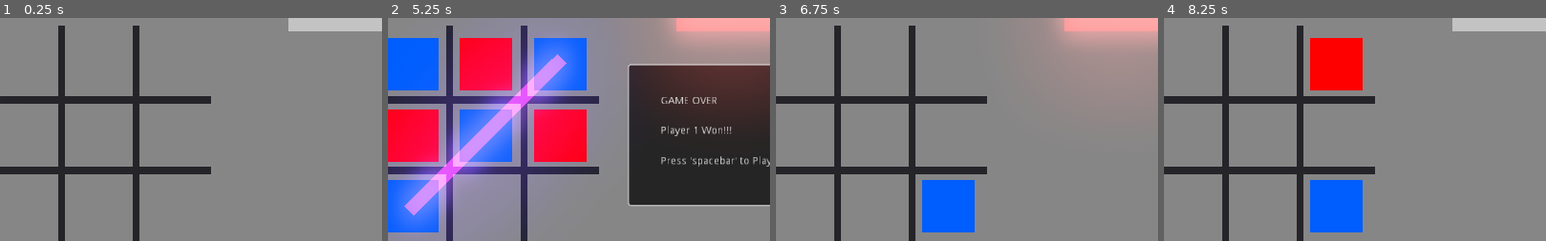
Above: before the commit, frames 1-4 (left to right).
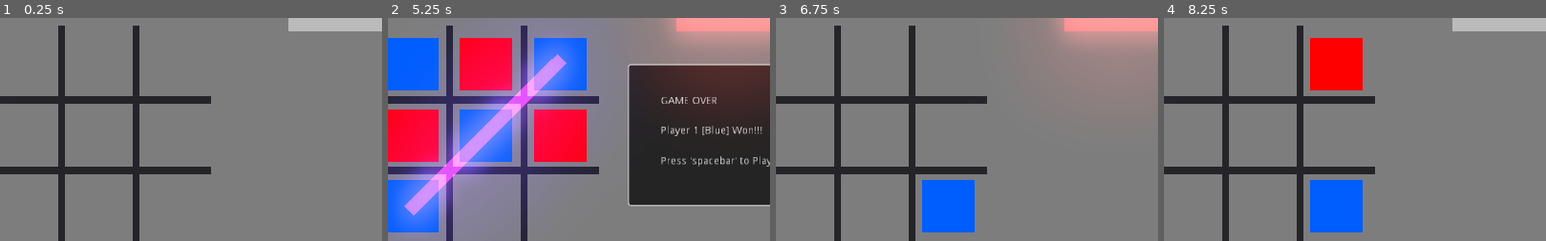
Above: after the commit, the same moments.

Repository: syafiqqun/TicTacToe-Second
Game: Godot game, scene res://scene_script/main/Main.tscn
Same seed, same stepped clock (60 frames per second), same inputs: the game is played once before the commit and once after it.
Inputs (mouse positions are % of the whole screen's width and height, from its top left):
- Up to frame 1 (0.25 s): no input
- Up to frame 2 (5.25 s): tap Enter (ui_accept) at 0.5, 0.77, 1.25, 1.52, 2, 2.75, 3.02, 3.5, 3.77, 4.25, 4.52 s; move the mouse to (39, 32) at 0.52 s; click (39, 32) at 0.6 s; move the mouse to (48, 32) at 1.27 s; click (48, 32) at 1.35 s; move the mouse to (58, 32) at 2.02 s; click (58, 32) at 2.1 s; move the mouse to (39, 48) at 2.77 s; click (39, 48) at 2.85 s; move the mouse to (48, 48) at 3.52 s; click (48, 48) at 3.6 s; move the mouse to (58, 48) at 4.27 s; click (58, 48) at 4.35 s; move the mouse to (39, 64) at 5.02 s; click (39, 64) at 5.1 s
- Up to frame 3 (6.75 s): move the mouse to (48, 64) at 5.77 s; click (48, 64) at 5.85 s; tap Enter (ui_accept) at 6.02 s; move the mouse to (58, 64) at 6.52 s; click (58, 64) at 6.6 s
- Up to frame 4 (8.25 s): tap Enter (ui_accept) at 6.77, 7.52 s; move the mouse to (30, 55) at 7.27 s; click (30, 55) at 7.35 s; move the mouse to (60, 28) at 8.02 s; click (60, 28) at 8.1 s
The pictures show only the part of the screen within x 36-86%, y 22-72%; the shares and areas given below are measured in that part.

The runs differ from the first frame. In frame 2, 0.3% of the frame differs, in the area x 82-98%, y 48-53%; in frame 3, less than 0.1%; in frame 4, less than 0.1%.

Commit message:
Add files via upload

Diff:
--- a/project.godot
+++ b/project.godot
@@ -12,7 +12,7 @@
 
 config/name="TicTacToe"
 run/main_scene="res://scene_script/main/Main.tscn"
-config/icon="res://icon.png"
+config/icon="res://tictactoe_icon.png"
 
 [display]
 
--- a/scene_script/main/Main.gd
+++ b/scene_script/main/Main.gd
@@ -1,7 +1,7 @@
 extends Node2D
 
-var circle_shape = preload("res://scene_script/shape/Circle.tscn")
-var cross_shape = preload("res://scene_script/shape/Cross.tscn")
+var blue_shape = preload("res://scene_script/shape/Circle.tscn")
+var red_shape = preload("res://scene_script/shape/Cross.tscn")
 
 var grid_pos = []
 var current_pos
@@ -15,8 +15,8 @@
 var game_draw = 2
 
 var board_state = [0, 0, 0, 0, 0, 0, 0, 0, 0]
-var circle = 1
-var cross = 2
+var blue = 1
+var red  = 2
 
 var current_grid = 0
 
@@ -40,15 +40,15 @@
 
 
 func _process(delta):
+	# stop all the code execution in this function
 	if stop == 1:
 		return
 
 	if game_state == game_over:
-		print("Game Over ", player_won)
-		print(board_state)
 		game_over_pop_up()
 		stop = 1
 
+	# if none of the player won ,the result is draw
 	if player_turn > 9:
 		game_state = game_draw
 		player_won = "draw"
@@ -70,7 +70,7 @@
 
 
 func _input(event):
-	# reload the game
+	# reload the game if game is over
 	if Input.is_action_just_pressed("ui_accept"):
 		if game_state == game_over:
 			get_tree().reload_current_scene()
@@ -96,29 +96,29 @@
 	var d_1 = [0, 4, 8]
 	var d_2 = [6, 4, 2]
 
-	# player 1
-	board_state_row(h_grid_1, 1, "Player_1", 1)
-	board_state_row(h_grid_2, 1, "Player_1", 2)
-	board_state_row(h_grid_3, 1, "Player_1", 3)
-
-	board_state_row(v_grid_1, 1, "Player_1", 4)
-	board_state_row(v_grid_2, 1, "Player_1", 5)
-	board_state_row(v_grid_3, 1, "Player_1", 6)
-
-	board_state_row(d_1, 1, "Player_1", 7)
-	board_state_row(d_2, 1, "Player_1", 8)
-
-	# player 2
-	board_state_row(h_grid_1, 2, "Player_2", 1)
-	board_state_row(h_grid_2, 2, "Player_2", 2)
-	board_state_row(h_grid_3, 2, "Player_2", 3)
-
-	board_state_row(v_grid_1, 2, "Player_2", 4)
-	board_state_row(v_grid_2, 2, "Player_2", 5)
-	board_state_row(v_grid_3, 2, "Player_2", 6)
-
-	board_state_row(d_1, 2, "Player_2", 7)
-	board_state_row(d_2, 2, "Player_2", 8)
+	# player 1 blue color
+	board_state_row(h_grid_1, blue, "Player_1", 1)
+	board_state_row(h_grid_2, blue, "Player_1", 2)
+	board_state_row(h_grid_3, blue, "Player_1", 3)
+
+	board_state_row(v_grid_1, blue, "Player_1", 4)
+	board_state_row(v_grid_2, blue, "Player_1", 5)
+	board_state_row(v_grid_3, blue, "Player_1", 6)
+
+	board_state_row(d_1, blue, "Player_1", 7)
+	board_state_row(d_2, blue, "Player_1", 8)
+
+	# player 2 red color
+	board_state_row(h_grid_1, red, "Player_2", 1)
+	board_state_row(h_grid_2, red, "Player_2", 2)
+	board_state_row(h_grid_3, red, "Player_2", 3)
+
+	board_state_row(v_grid_1, red, "Player_2", 4)
+	board_state_row(v_grid_2, red, "Player_2", 5)
+	board_state_row(v_grid_3, red, "Player_2", 6)
+
+	board_state_row(d_1, red, "Player_2", 7)
+	board_state_row(d_2, red, "Player_2", 8)
 
 
 func board_state_row(index_state, shape, player_winner, indicator_p):
@@ -153,11 +153,11 @@
 
 	# vertical pos
 	if pos_type == 4:
-		set_win_indicator(v_f, 0)
+		set_win_indicator(v_f, 90)
 	if pos_type == 5:
-		set_win_indicator(v_s, 0)
+		set_win_indicator(v_s, 90)
 	if pos_type == 6:
-		set_win_indicator(v_t, 0)
+		set_win_indicator(v_t, 90)
 
 	# diagonal pos
 	if pos_type == 7:
@@ -171,32 +171,38 @@
 		if x == player_turn:
 			get_node("Indicator/Player_1").color = Color(0, 0, 1, 1)
 			get_node("Indicator/Player_2").color = Color(0.24, 0.24, 0.24, 1)
-			print("Player 1 turn")
+#			print("Player 1 turn")
 	for x in player_2_turn:
 		if x == player_turn:
 			get_node("Indicator/Player_2").color = Color(1, 0, 0, 1)
 			get_node("Indicator/Player_1").color = Color(0.24, 0.24, 0.24, 1)
-			print("Player 2 turn")
+#			print("Player 2 turn")
 
 
 func instance_shape():
 	for x in player_1_turn:
 		if x == player_turn:
-			var new_shape = circle_shape.instance()
+
+			# add new shape to the board
+			var new_shape = blue_shape.instance()
 			new_shape.position = grid_pos[current_grid]
 			get_node("ShapeContainer").add_child(new_shape)
 
-			board_state[current_grid] = 1
-			print("Instanced shape circle")
+			# change the board state to represent the shape taking the spot
+			board_state[current_grid] = blue
+#			print("Instanced shape circle")
 
 	for x in player_2_turn:
 		if x == player_turn:
-			var new_shape = cross_shape.instance()
+
+			# add new shape to the board
+			var new_shape = red_shape.instance()
 			new_shape.position = grid_pos[current_grid]
 			get_node("ShapeContainer").add_child(new_shape)
 
-			board_state[current_grid] = 2
-			print("Instanced shape cross")
+			# change the board state to represent the shape taking the spot
+			board_state[current_grid] = red
+#			print("Instanced shape cross")
 
 
 func game_over_pop_up():
@@ -205,11 +211,12 @@
 	if player_won == "draw":
 		$GameOverPopUp/GameWon.text = "Draw"
 	if player_won == "Player_1":
-		$GameOverPopUp/GameWon.text = "Player 1 Won!!!"
+		$GameOverPopUp/GameWon.text = "Player 1 [Blue] Won!!!"
 	if player_won == "Player_2":
-		$GameOverPopUp/GameWon.text = "Player 2 Won!!!"
-
-
+		$GameOverPopUp/GameWon.text = "Player 2 [Red] Won!!!"
+
+
+# area for checking the position of the mouse
 func _on_Area_1_mouse_entered():
 	current_pos = grid_pos[0]
 	current_grid = 0
--- a/scene_script/main/Main.tscn
+++ b/scene_script/main/Main.tscn
@@ -59,7 +59,7 @@
 margin_right = 1025.0
 margin_bottom = 600.0
 mouse_filter = 2
-color = Color( 0.529412, 0.529412, 0.529412, 1 )
+color = Color( 0.494118, 0.494118, 0.494118, 1 )
 __meta__ = {
 "_edit_use_anchors_": false
 }
Binary file added: tictactoe_icon.png
Not shown, added: tictactoe_icon.png.import
